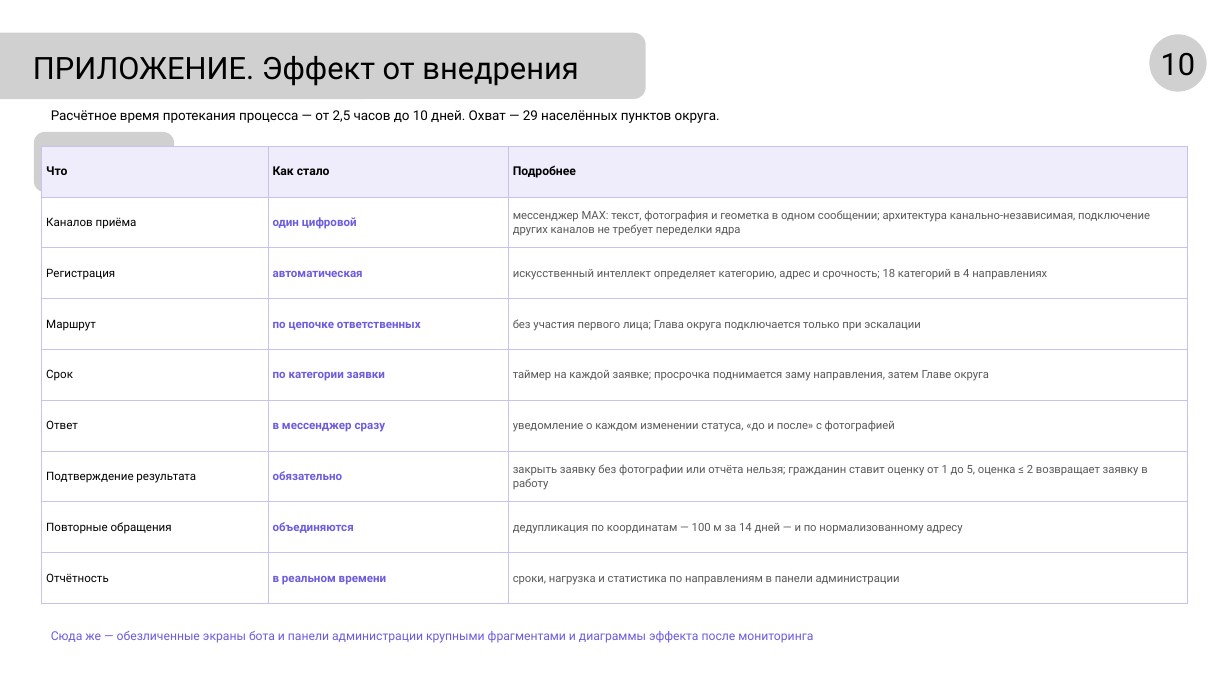
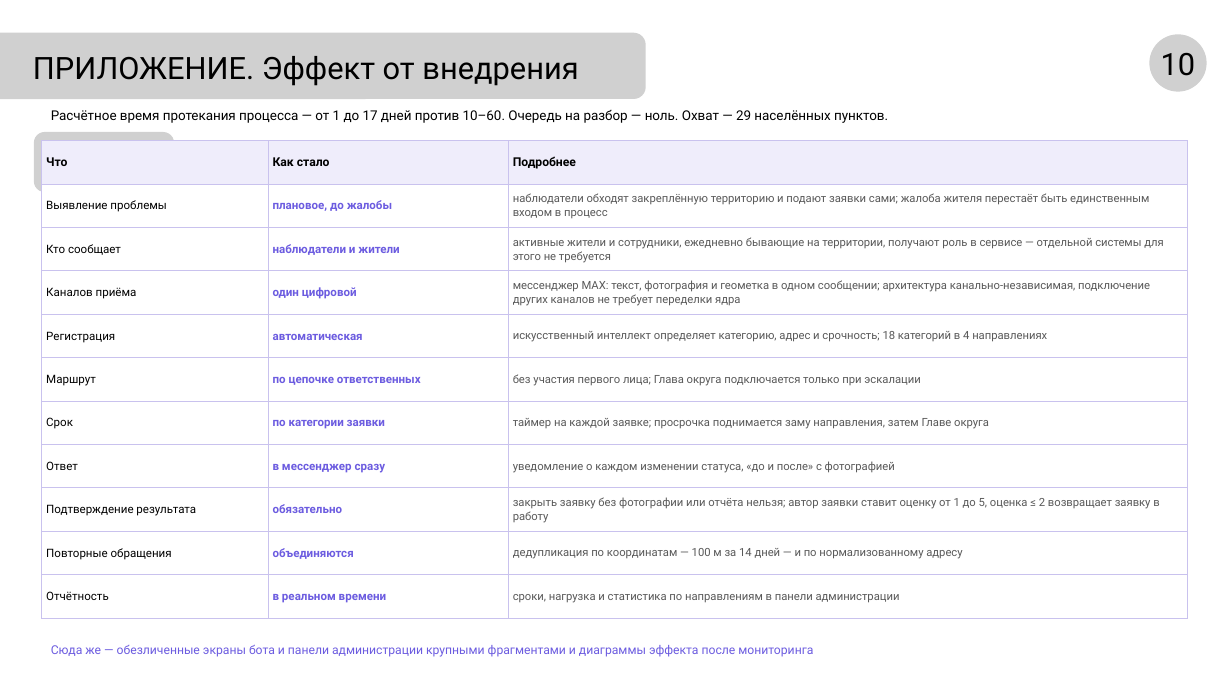
Before and after one commit to NiceGenn/Team-28-progress, a slide deck: slide 11 of файлы/prezentaciya-chernovik.pptx. Drawn at 1232x693 pixels with LibreOffice and Linux fonts; fonts in the diff are those of the drawing; grey boxes stand for pictures. Boxes give left, top, right and bottom in pixels: in the first picture for what was removed or moved away, otherwise in the second. Text is boxed around its words. In the diff, an @@ line names an element or a change of style, - is before the commit and + after.

```diff
--- a/файлы/prezentaciya-chernovik.pptx
+++ b/файлы/prezentaciya-chernovik.pptx
@@ text at <box>51,110,888,123</box>: text changed @@
-Расчётное время протекания процесса — от 2,5 часов до 10 дней. Охват — 29 населённых пунктов округа.
+Расчётное время протекания процесса — от 1 до 17 дней против 10–60. Очередь на разбор — ноль. Охват — 29 населённых пунктов.
@@ table at <box>42,140,1188,618</box> @@
+row 2: Выявление проблемы | плановое, до жалобы | наблюдатели обходят закреплённую территорию и подают заявки сами; жалоба жителя перестаёт быть единственным входом в процесс
+row 3: Кто сообщает | наблюдатели и жители | активные жители и сотрудники, ежедневно бывающие на территории, получают роль в сервисе — отдельной системы для этого не требуется
-row 9, column 3: закрыть заявку без фотографии или отчёта нельзя; гражданин ставит оценку от 1 до 5, оценка ≤ 2 возвращает заявку в работу
+row 9, column 3: закрыть заявку без фотографии или отчёта нельзя; автор заявки ставит оценку от 1 до 5, оценка ≤ 2 возвращает заявку в работу
@@ table: place and size @@
-table at <box>42,146,1188,604</box>
+table at <box>42,140,1188,618</box>
@@ text "Сюда же — обезличенные экраны ...": place and size @@
-text "Сюда же — обезличенные экраны ..." at <box>51,631,813,643</box>
+text "Сюда же — обезличенные экраны ..." at <box>51,645,813,657</box>
```
Also in this commit, not shown: 11 other slides changed, 23 other files.
